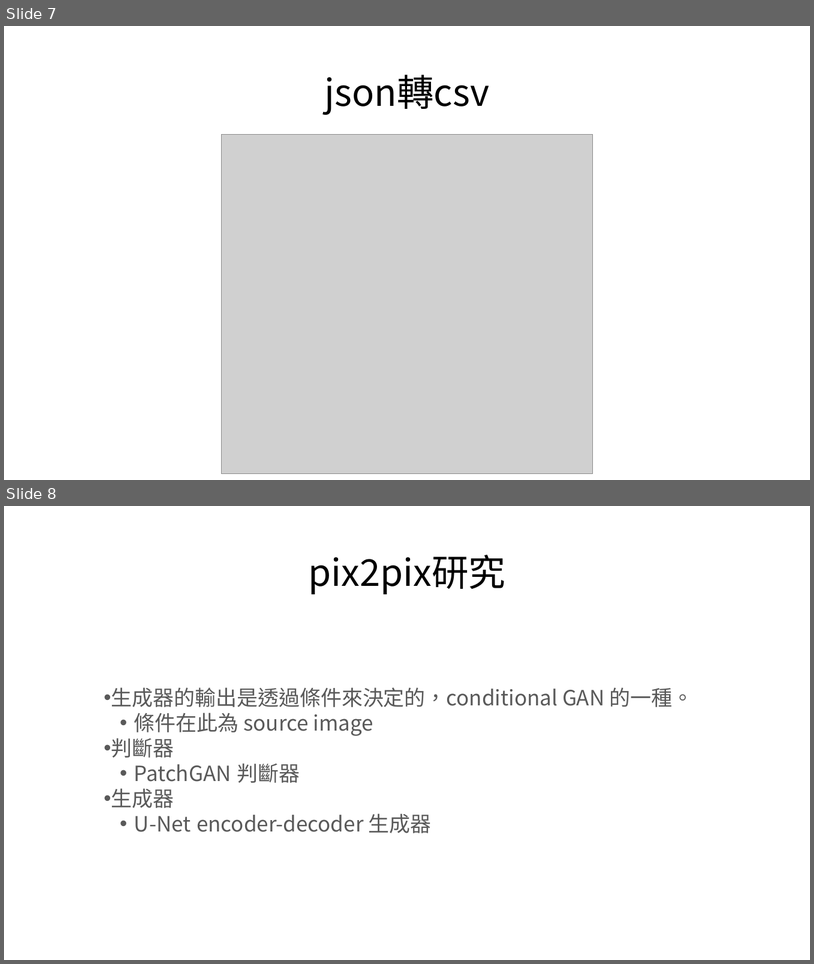
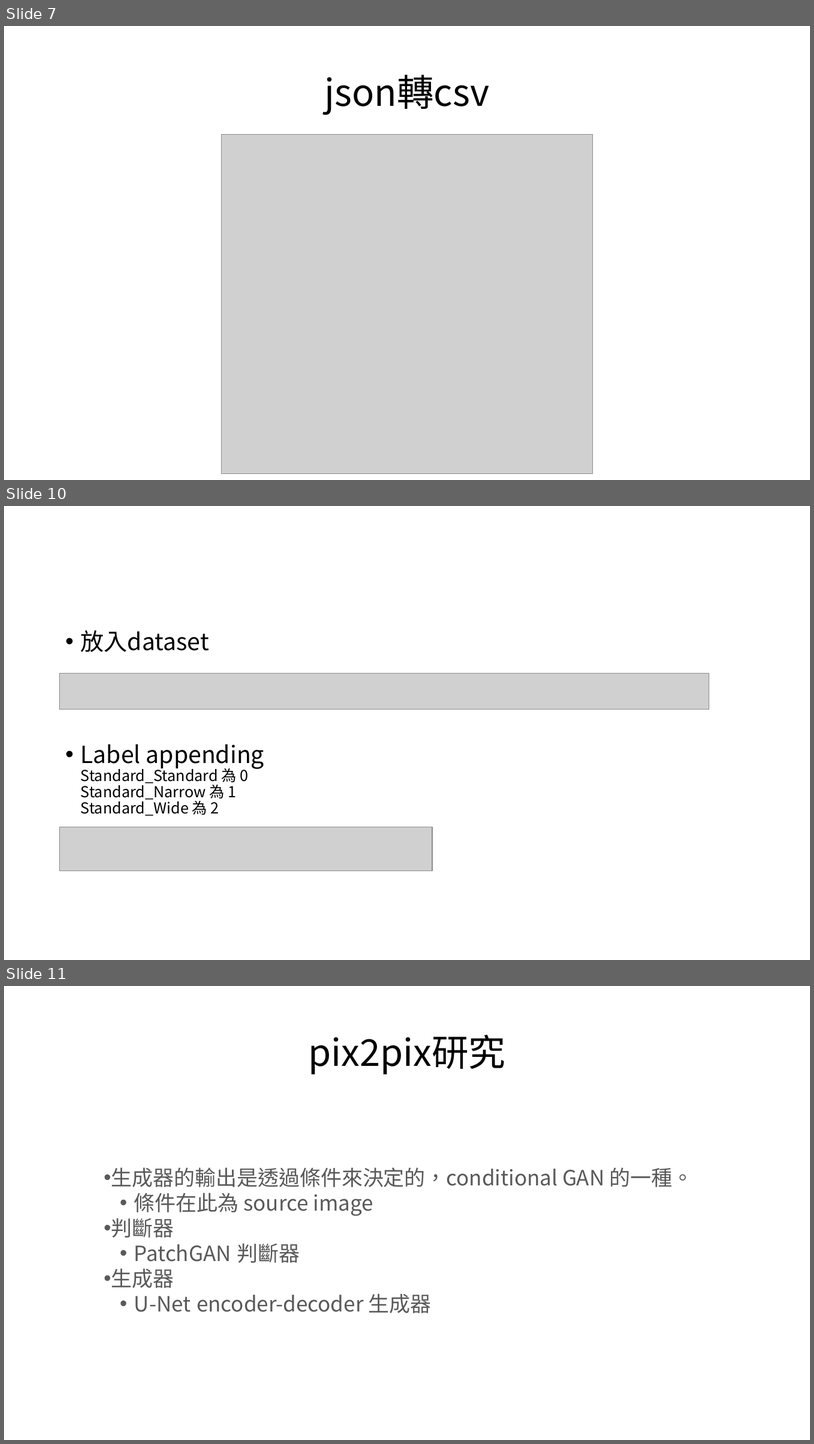
Before and after one commit to mizulun/seatpose-system, a slide deck: week21進度報告.pptx. Shown one above the other, each under a label of ours: slides 7 and 8 before the commit, slides 7, 10 and 11 after it; the slides between them are not shown. The pictures are 814x964 and 814x1444 pixels, drawn with LibreOffice and Linux fonts; fonts in the diff are those of the drawing; grey boxes stand for pictures. Boxes give left, top, right and bottom in pixels: in the first picture for what was removed or moved away, otherwise in the second. Text is boxed around its words. In the diff, an @@ line names an element or a change of style, - is before the commit and + after.

```diff
--- a/week21進度報告.pptx
+++ b/week21進度報告.pptx
@@ slide 10 added at (4,506,810,960), background #FFFFFF @@
@@ text added at (81,630,264,816), 18 pt, text #000000 @@
+• 放入dataset
+• Label appending
+  Standard_Standard 為 0
+  Standard_Narrow 為 1
+  Standard_Wide 為 2
@@ picture added at (60,673,710,709) @@
@@ picture added at (60,826,433,870) @@
@@ what was slide 8 is now slide 11 @@
```
Also in this commit, not shown: 1 slide changed, 2 other slides added.
